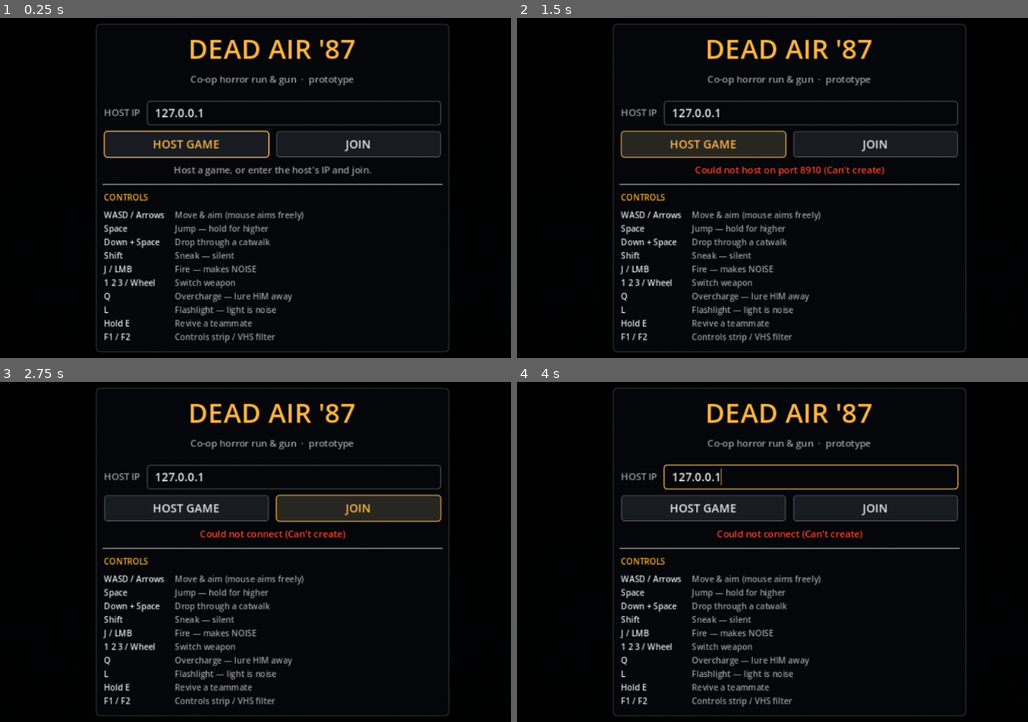
Above: before the commit, frames 1-4 (two rows, left to right).
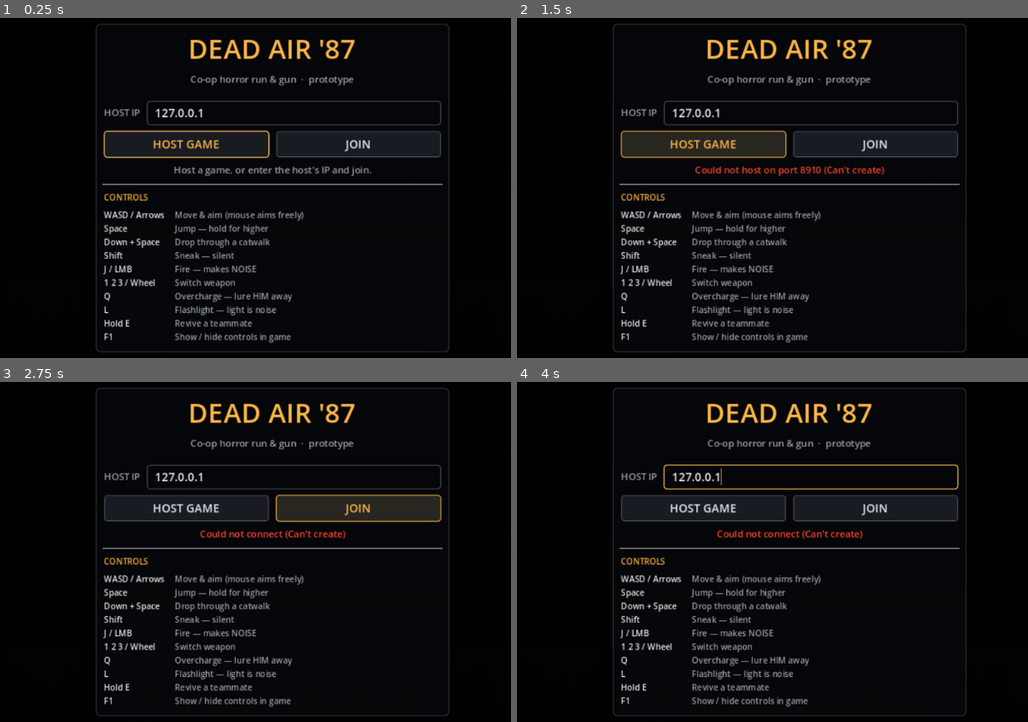
Above: after the commit, the same moments.

Repository: ssiwm/gameon
Game: Godot game, scene res://scenes/main.tscn
Same seed, same stepped clock (60 frames per second), same inputs: the game is played once before the commit and once after it.
Inputs (mouse positions are in pixels of both pictures, inside the frame that each line leads up to):
- Up to frame 1 (0.25 s): no input
- Up to frame 2 (1.5 s): move the mouse to (936, 167) at 0.52 s; hold D (move_right) 0.53-1.25 s; hold Shift (crouch) 0.53-1.25 s; click (936, 167) at 0.67 s; tap W (move_up) at 0.77 s; click "HOST GAME" at 1.25 s
- Up to frame 3 (2.75 s): click "JOIN" at 2 s
- Up to frame 4 (4 s): move the mouse to (654, 572) at 2.77 s; hold D (move_right) 2.78-3.53 s; tap J (fire) at 2.85 s; click (654, 572) at 2.92 s; tap W (move_up) at 3.02 s; move the mouse to (854, 470) at 3.52 s; hold A (move_left) from 3.53 s (still down); tap L (flashlight) at 3.6 s; click (854, 470) at 3.67 s

The runs differ from the first frame. In frame 1, 0.3% of the frame differs, in the area x 22-57%, y 92-96%; in frame 2, 0.3%; in frame 3, 0.3%; in frame 4, 0.3%.

Commit message:
Usunięcie filtra VHS
Filtr (ziarno, linie, aberracja, winieta) usunięty na życzenie po
obejrzeniu w grze: shader, warstwa post-process w main.gd, klawisz F2,
wpis w lobby i dokumentacji. Tło, pył i żar zostają.

Co-Authored-By: Claude Opus 5.5 <noreply@anthropic.com>
Claude-Session: https://claude.ai/code/session_01LSWXXsJwHLbZZi3HuP5fsJ

Diff:
--- a/prototype/scripts/input_setup.gd
+++ b/prototype/scripts/input_setup.gd
@@ -17,7 +17,6 @@
 	_add_keys("restart", [KEY_ENTER, KEY_KP_ENTER])
 	_add_keys("flashlight", [KEY_L])
 	_add_keys("help", [KEY_F1])
-	_add_keys("vhs", [KEY_F2])
 	_add_mouse("fire", MOUSE_BUTTON_LEFT)
 	_add_mouse("weapon_next", MOUSE_BUTTON_WHEEL_DOWN)
 	_add_mouse("weapon_prev", MOUSE_BUTTON_WHEEL_UP)
--- a/prototype/scripts/lobby.gd
+++ b/prototype/scripts/lobby.gd
@@ -17,7 +17,7 @@
 	["Q", "Overcharge — lure HIM away"],
 	["L", "Flashlight — light is noise"],
 	["Hold E", "Revive a teammate"],
-	["F1 / F2", "Controls strip / VHS filter"],
+	["F1", "Show / hide controls in game"],
 ]
 
 var _ip: LineEdit
--- a/prototype/scripts/main.gd
+++ b/prototype/scripts/main.gd
@@ -33,7 +33,6 @@
 	mission = MISSION_SCRIPT.new()
 	mission.name = "Mission"
 	add_child(mission)
-	_setup_post()
 	multiplayer.peer_connected.connect(_on_peer_connected)
 	multiplayer.peer_disconnected.connect(_on_peer_disconnected)
 	multiplayer.connected_to_server.connect(_on_connected_to_server)
@@ -45,30 +44,6 @@
 	_lobby.host_requested.connect(func() -> void: Audio.play("ui_confirm", Audio.BUS_UI, -8.0))
 	_lobby.join_requested.connect(func(_ip: String) -> void: Audio.play("ui_click", Audio.BUS_UI, -8.0))
 	_handle_cmdline()
-
-# ---------------------------------------------------------------- post-process
-
-## Filtr VHS na świat (warstwa 5) — pod UI (warstwa 10), żeby HUD był czytelny.
-## F2 włącza/wyłącza (dostępność: ziarno i aberracja nie każdemu służą).
-var _post: CanvasLayer
-
-func _setup_post() -> void:
-	$UI.layer = 10
-	_post = CanvasLayer.new()
-	_post.name = "Post"
-	_post.layer = 5
-	var rect := ColorRect.new()
-	rect.set_anchors_preset(Control.PRESET_FULL_RECT)
-	rect.mouse_filter = Control.MOUSE_FILTER_IGNORE
-	var mat := ShaderMaterial.new()
-	mat.shader = preload("res://scripts/vhs.gdshader")
-	rect.material = mat
-	_post.add_child(rect)
-	add_child(_post)
-
-func _unhandled_input(event: InputEvent) -> void:
-	if event.is_action_pressed("vhs"):
-		_post.visible = not _post.visible
 
 # ---------------------------------------------------------------- wipe (GDD §4)
 
--- a/prototype/scripts/vhs.gdshader
+++ /dev/null
@@ -1,49 +0,0 @@
-shader_type canvas_item;
-// Filtr VHS/CRT dla świata gry (pod HUD-em). Subtelny: ziarno, linie,
-// aberracja chromatyczna przy krawędziach, winieta, lekka korekcja barw
-// (zielononiebieskie cienie, bursztynowe światła) i rzadkie zakłócenie taśmy.
-
-uniform sampler2D screen_tex : hint_screen_texture, filter_linear_mipmap;
-uniform float strength = 1.0;
-uniform float aberration = 1.6;     // px przy krawędzi
-uniform float grain = 0.045;
-uniform float scanline = 0.07;
-uniform float vignette = 0.32;
-
-float rand(vec2 p) {
-	return fract(sin(dot(p, vec2(12.9898, 78.233))) * 43758.5453);
-}
-
-void fragment() {
-	vec2 uv = SCREEN_UV;
-	vec2 px = SCREEN_PIXEL_SIZE;
-	// zakłócenie taśmy: wąski pas przesuwający się w dół co kilka sekund
-	float band_y = fract(TIME * 0.07);
-	float band = smoothstep(0.012, 0.0, abs(uv.y - band_y));
-	uv.x += band * 0.004 * sin(TIME * 40.0) * strength;
-
-	vec2 dir = (uv - 0.5) * 2.0;
-	float edge = dot(dir, dir);
-	vec2 off = dir * aberration * px * edge * strength;
-	vec3 col;
-	col.r = texture(screen_tex, uv + off).r;
-	col.g = texture(screen_tex, uv).g;
-	col.b = texture(screen_tex, uv - off).b;
-
-	// korekcja: lekka desaturacja + chłodne cienie, ciepłe światła
-	float l = dot(col, vec3(0.299, 0.587, 0.114));
-	col = mix(col, vec3(l), 0.12 * strength);
-	col += vec3(-0.004, 0.006, 0.012) * (1.0 - l) * strength;
-	col *= mix(vec3(1.0), vec3(1.04, 1.0, 0.94), smoothstep(0.25, 0.8, l) * strength);
-
-	// linie (co druga linia ekranu) i ziarno
-	float line = mod(floor(FRAGCOORD.y), 2.0);
-	col *= 1.0 - scanline * line * strength;
-	float n = rand(uv * vec2(1920.0, 1080.0) + vec2(TIME * 13.0, TIME * 7.0)) - 0.5;
-	col += n * grain * strength;
-	col += band * 0.03 * strength;
-
-	// winieta
-	col *= 1.0 - vignette * smoothstep(0.35, 1.35, edge) * strength;
-	COLOR = vec4(col, 1.0);
-}
Not shown, removed: prototype/scripts/vhs.gdshader.uid
Not shown, changed: GDD.md
Not shown, changed: prototype/README.md
